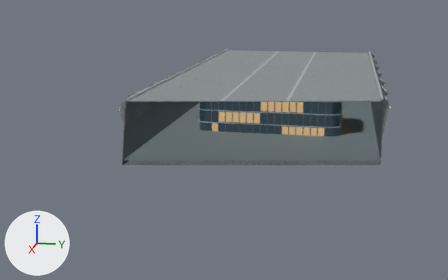
Two versions of the Blender file tools/blender/campus-architecture.blend, one commit apart.
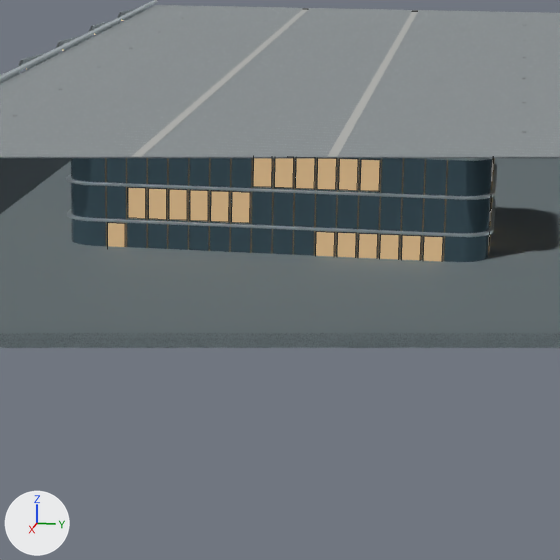
Each version appears first whole from a camera (50 mm lens) standing at (268.2, 32.3, 61.7) and looking at (8.4, -19.7, -3.2), and next in a close-up on the part from 39% to 81% of the width and 17% to 84% of the height. Lighting does not change. The marker at lower left points along +X, +Y and +Z. The last two pictures show the newer version. The close-ups show mesh edges as thin lines. Everything nearer to the camera than a plane just in front of the edit is cut away.

Objects in the first close-up: 'Continuous concrete plinth', 'HALL Ceramic-coated pearl aluminum', 'HALL Hall membrane seam', 'HALL Hall roof walkway pad', 'OFFICE Ceramic-coated pearl aluminum', 'OFFICE Champagne anodized reveals', 'OFFICE Office curtain-wall glass', 'OFFICE Office lit interior', 'Opaque compute hall envelope', 'Visible roof deck'.
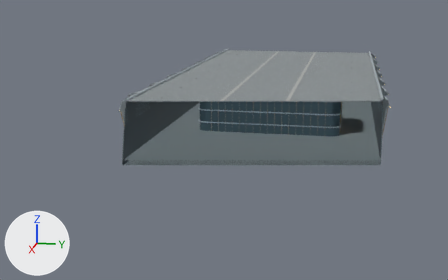
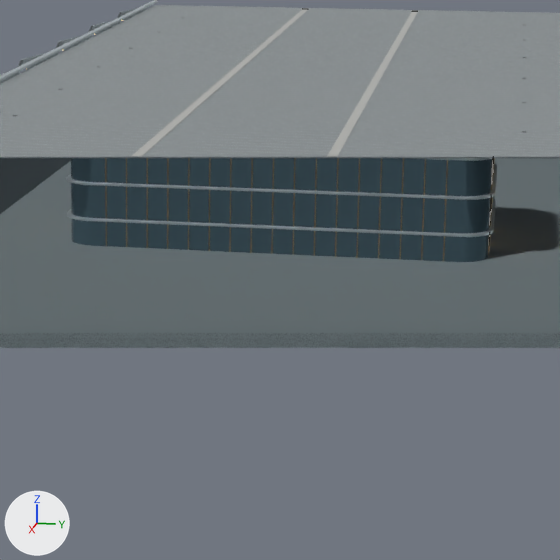
Changed parts and their boxes (x1, y1, x2, y2) in the close-ups (560 x 560 px):
'OFFICE Office lit interior', reshaped (not visible afterwards): before (108, 158, 443, 261)

Diff of the bpy script that builds the scene:
```diff
--- a/tools/blender/campus-architecture.blend.py
+++ b/tools/blender/campus-architecture.blend.py
@@ me_lit_office_bay @@
 # used by ob_office_office_lit_interior; parent = ob_office; location = (0.0, 0.0, 0.0)
-me_lit_office_bay.from_pydata(...)  # 400 vertices, 300 faces; spans x -14.0..14.0, y -30.0..30.0, z 0.9..15.8
+me_lit_office_bay.from_pydata(...)  # 248 vertices, 186 faces; spans x -14.1..8.8, y -30.1..30.1, z 0.9..15.8
+# me_lit_office_bay part 1: 19 loose pieces with 152 vertices, spanning x 14.0, y -23.8..23.8, z 0.9..15.8, are deleted
+# other edits to the shape of me_lit_office_bay do not show in these pictures
 me_lit_office_bay.materials.append(mat_office_lit_interior)
```
